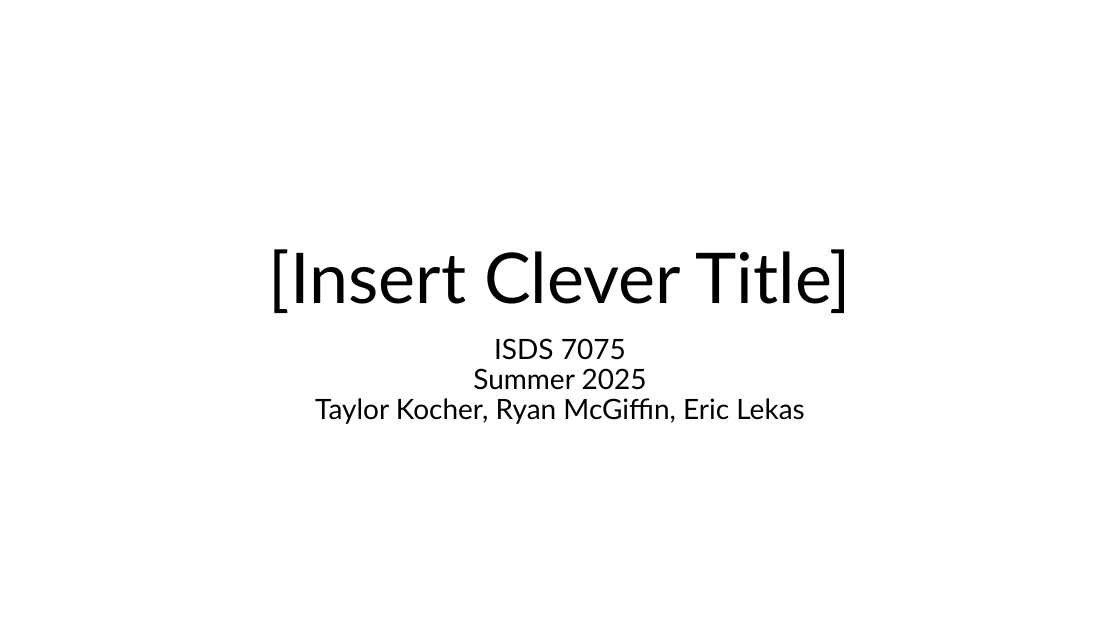
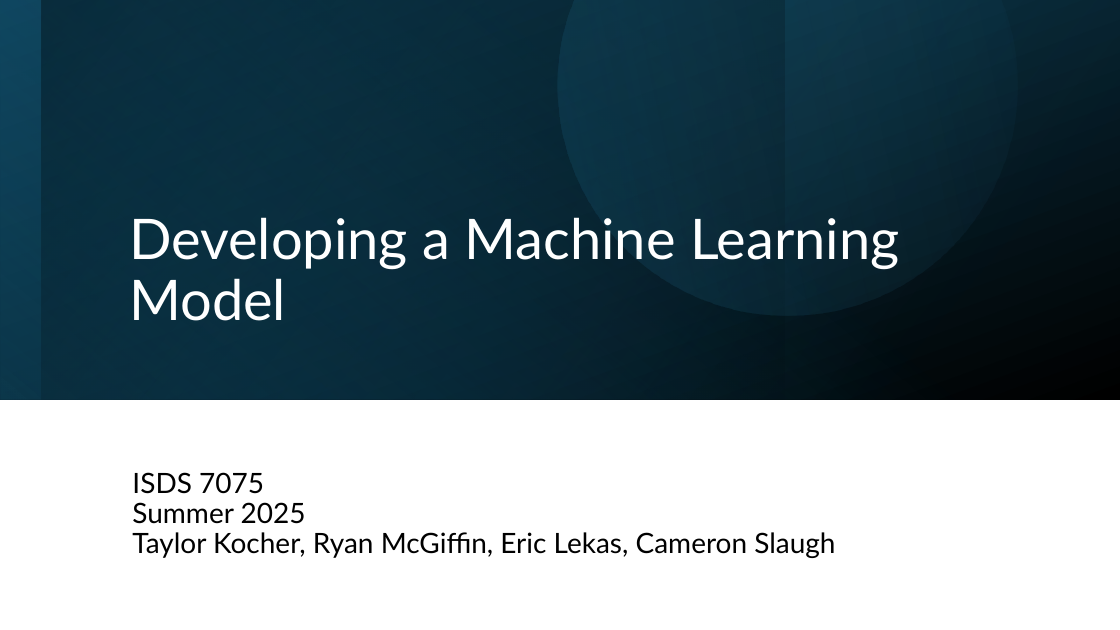
Before and after one commit to tkoche3/ISDS7075, a slide deck: slide 1 of ISDS 7075 Final Presentation.pptx. Drawn at 1120x630 pixels with LibreOffice and Linux fonts; fonts in the diff are those of the drawing. Boxes give left, top, right and bottom in pixels: in the first picture for what was removed or moved away, otherwise in the second. Text is boxed around its words. In the diff, an @@ line names an element or a change of style, - is before the commit and + after.

```diff
--- a/ISDS 7075 Final Presentation.pptx
+++ b/ISDS 7075 Final Presentation.pptx
@@ rectangle added at box(0, 0, 1120, 400), fill gradient #104862 to #000000 @@
@@ rectangle added at box(0, 0, 1120, 400), fill gradient #156082 to #104862 @@
@@ rectangle added at box(0, 0, 785, 400), fill gradient #0B3041 to #000000 @@
@@ rectangle added at box(41, 0, 1120, 400), fill gradient #156082 to #000000 @@
@@ freeform shape added at box(477, 0, 1074, 397), fill gradient #156082 to #46B1E1 @@
@@ title at box(129, 217, 900, 321): text changed; size 60 to 48 pt; text colour #000000 to #FFFFFF @@
-[Insert Clever Title]
+Developing a Machine Learning Model
@@ subtitle "ISDS 7075 Summer 2025 Taylor ..." at box(132, 472, 835, 558): vertical alignment top to middle @@
@@ subtitle at box(132, 472, 835, 558): text changed @@
-ISDS 7075
-Summer 2025
-Taylor Kocher, Ryan McGiffin, Eric Lekas
+ISDS 7075
+Summer 2025
+Taylor Kocher, Ryan McGiffin, Eric Lekas, Cameron Slaugh
```
Also in this commit, not shown: 4 slides added, 4 slides removed.
